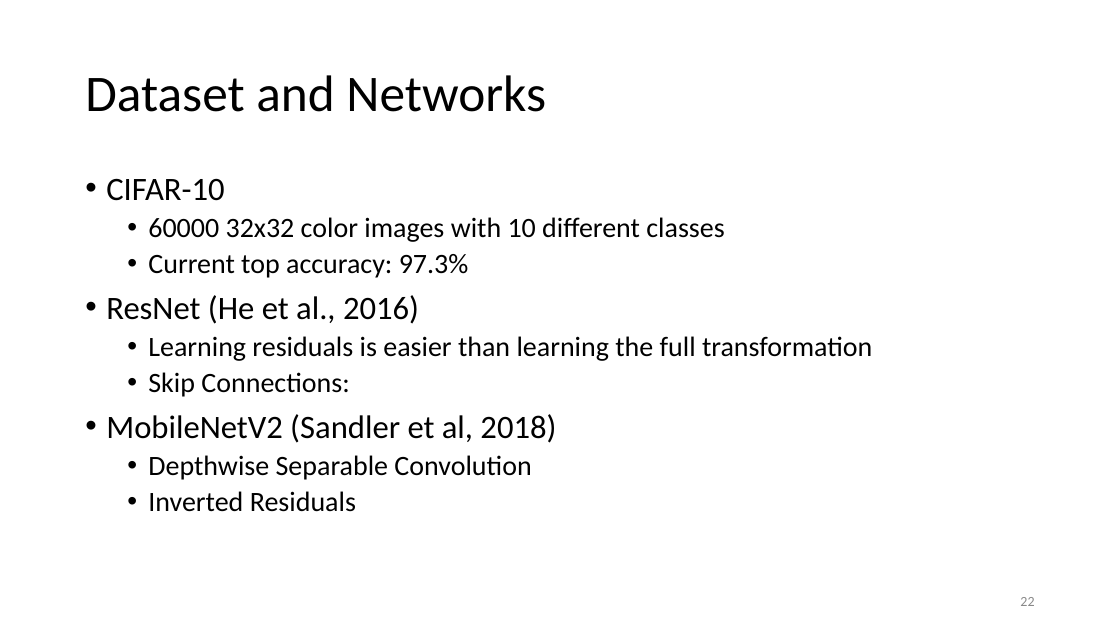
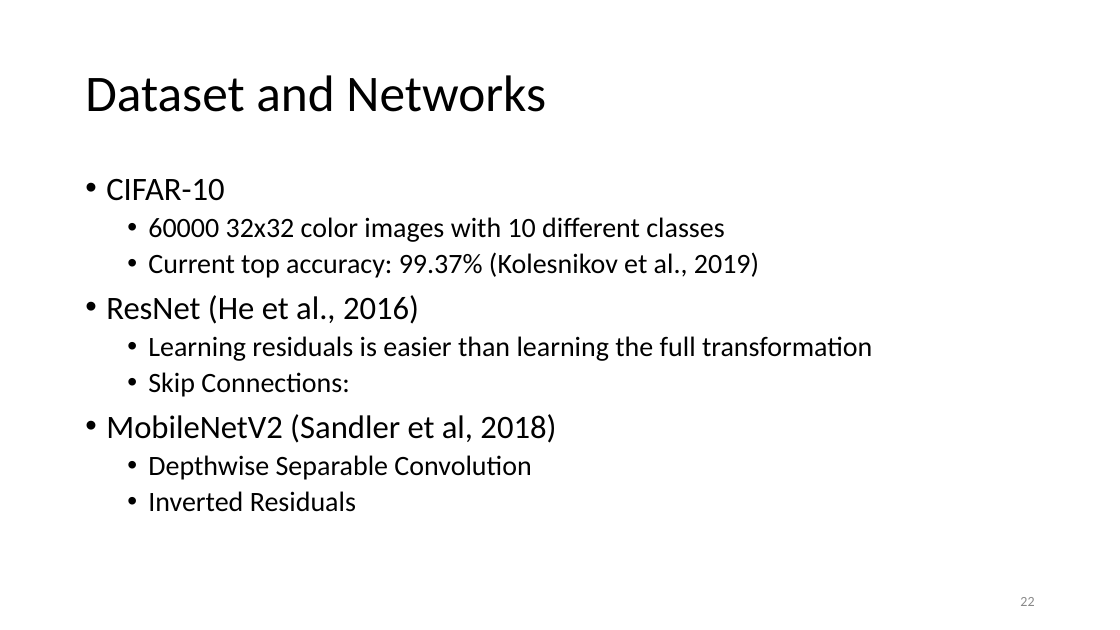
Before and after one commit to philippvb/Bachelorarbeit, a slide deck: slide 22 of presentation/Bachelorthesis_Presentation_final.odp. Drawn at 1120x630 pixels with LibreOffice and Linux fonts; fonts in the diff are those of the drawing. Boxes give left, top, right and bottom in pixels: in the first picture for what was removed or moved away, otherwise in the second. Text is boxed around its words. In the diff, an @@ line names an element or a change of style, - is before the commit and + after.

```diff
--- a/presentation/Bachelorthesis_Presentation_final.odp
+++ b/presentation/Bachelorthesis_Presentation_final.odp
@@ text at (x1=148, y1=252, x2=759, y2=278): text changed @@
-  • Current top accuracy: 97.3%
+  • Current top accuracy: 99.37% (Kolesnikov et al., 2019)
```
Also in this commit, not shown: 13 other slides changed, 1 slide added, 2 slides removed, 12 other files.
